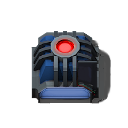
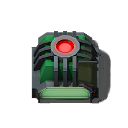
Layered file, before and after one edit (128px x 128px). Changes by layer:
added layer "tint-layer5" above "tint-layer4" over (x1=31, y1=32, x2=104, y2=100)
renamed "tint-layer" to "tint-layer3", hid it over (x1=31, y1=32, x2=104, y2=100)
renamed "belt-sorter2.png" to "OLD_belt-sorter3.png", hid it over (x1=31, y1=32, x2=104, y2=100)
added layer "belt-sorter1-hr-off.png" above "OLD_belt-sorter5" over (x1=31, y1=32, x2=104, y2=100)
renamed "shadow" to "OLD_shadow", hid it over (x1=90, y1=41, x2=104, y2=89)
